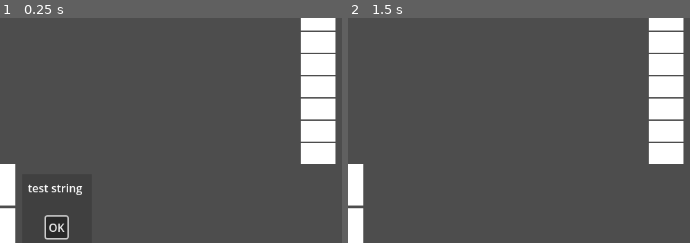
Above: before the commit, frames 1-2 (left to right).
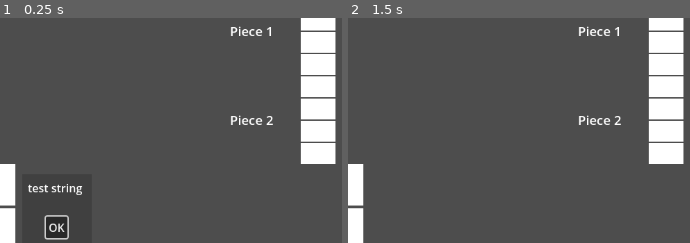
Above: after the commit, the same moments.

Repository: AlexanderHarrison/trillionaire
Game: Godot game, scene res://root.tscn
Two runs of this game, one before a commit and one after it. Both use one fixed random seed, a clock stepped at 60 frames per second and the inputs below.
Inputs (mouse positions are % of the whole screen's width and height, from its top left):
- Up to frame 1 (0.25 s): no input
- Up to frame 2 (1.5 s): click "OK" at 0.5 s; tap Enter at 1.25 s; move the mouse to (84, 45) at 1.27 s; click (84, 45) at 1.42 s
The pictures show only the part of the screen within x 50-100%, y 8-58%; the shares and areas given below are measured in that part.

The runs differ from the first frame. In frame 1, 0.5% of the frame differs, in the area x 67-80%, y 3-48%; in frame 2, 0.5%.

Commit message:
mouse events on piece list

Diff:
--- a/piece.tscn
+++ b/piece.tscn
@@ -6,12 +6,16 @@
 
 [node name="hour" parent="." instance=ExtResource("1_sadfj")]
 layout_mode = 2
+mouse_filter = 1
 
 [node name="hour2" parent="." instance=ExtResource("1_sadfj")]
 layout_mode = 2
+mouse_filter = 1
 
 [node name="hour3" parent="." instance=ExtResource("1_sadfj")]
 layout_mode = 2
+mouse_filter = 1
 
 [node name="hour4" parent="." instance=ExtResource("1_sadfj")]
 layout_mode = 2
+mouse_filter = 1
--- a/piece_button.gd
+++ b/piece_button.gd
@@ -1,7 +1,21 @@
 extends Container
 
 @export var piece_name: String
+var mouseover = false;
 
 # Called when the node enters the scene tree for the first time.
 func _ready():
 	$CenterContainer/RichTextLabel.set_text(piece_name);
+
+func _on_mouse_entered():
+	mouseover = true
+
+func _on_mouse_exited():
+	mouseover = false
+
+func _on_gui_input(event):
+	if event is InputEventMouseButton \
+		and event.button_index == MOUSE_BUTTON_LEFT \
+		and event.is_pressed() \
+		and mouseover:
+		print(piece_name)
--- a/piece_button.tscn
+++ b/piece_button.tscn
@@ -8,6 +8,7 @@
 offset_bottom = 252.0
 size_flags_horizontal = 3
 size_flags_vertical = 3
+mouse_filter = 0
 script = ExtResource("1_36sim")
 
 [node name="CenterContainer" type="CenterContainer" parent="."]
@@ -17,6 +18,7 @@
 clip_contents = false
 custom_minimum_size = Vector2(200, 0)
 layout_mode = 2
+mouse_filter = 1
 theme_override_font_sizes/normal_font_size = 37
 text = "TEMP TEXT
 "
@@ -27,3 +29,7 @@
 
 [node name="piece" parent="BoxContainer" instance=ExtResource("2_lqdme")]
 layout_mode = 2
+
+[connection signal="gui_input" from="." to="." method="_on_gui_input"]
+[connection signal="mouse_entered" from="." to="." method="_on_mouse_entered"]
+[connection signal="mouse_exited" from="." to="." method="_on_mouse_exited"]
--- a/piece_list.tscn
+++ b/piece_list.tscn
@@ -11,6 +11,8 @@
 
 [node name="Container" parent="VBoxContainer" instance=ExtResource("1_k4c1u")]
 layout_mode = 2
+piece_name = "Piece 1"
 
 [node name="Container2" parent="VBoxContainer" instance=ExtResource("1_k4c1u")]
 layout_mode = 2
+piece_name = "Piece 2"
